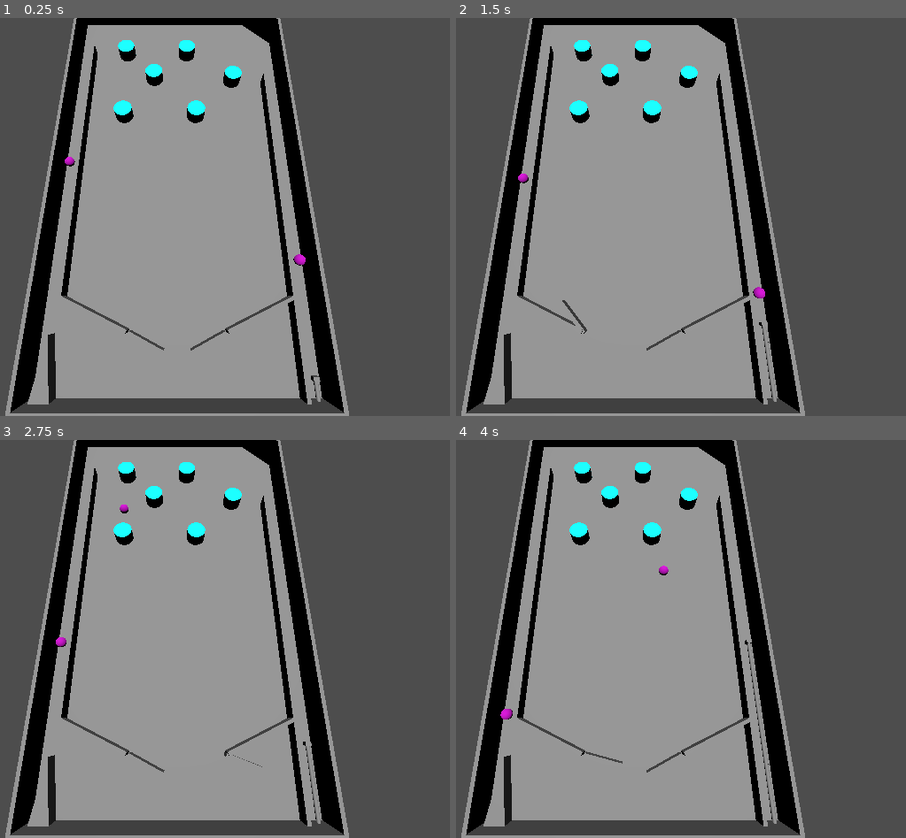
Above: before the commit, frames 1-4 (two rows, left to right).
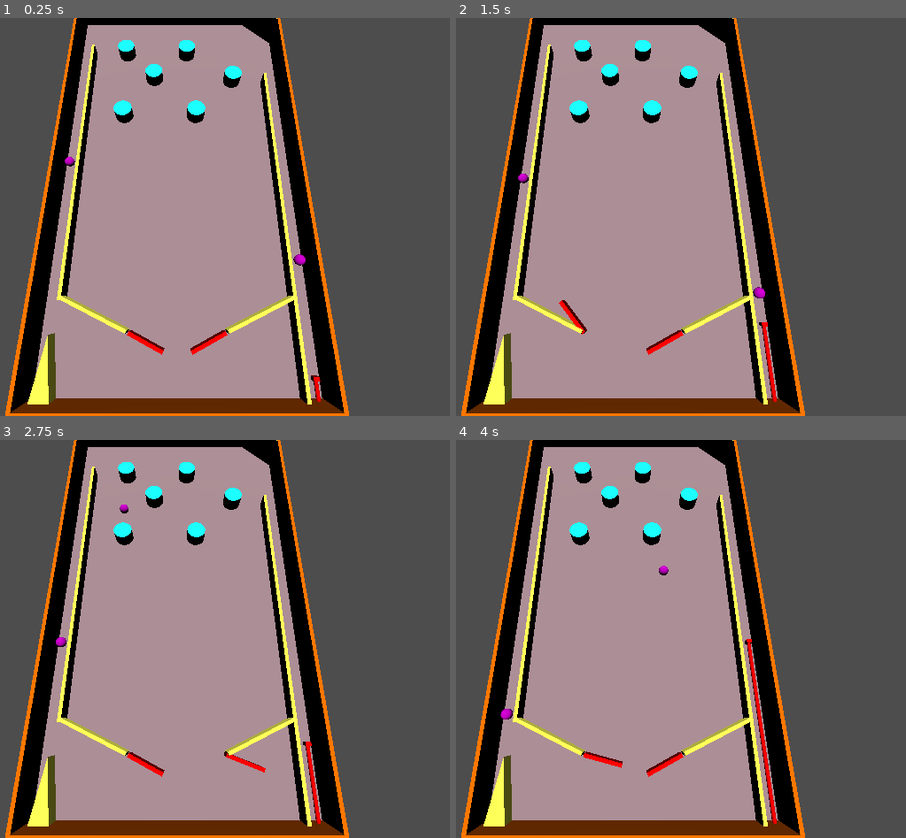
Above: after the commit, the same moments.

Repository: DrOtter3000/chaospinball
Game: Godot game, scene res://game.tscn
Two runs of this game, one before a commit and one after it. Both use one fixed random seed, a clock stepped at 60 frames per second and the inputs below.
Inputs:
- Up to frame 1 (0.25 s): no input
- Up to frame 2 (1.5 s): tap Enter at 0.5 s; hold D (right) 0.53-1.28 s; tap Space (fire) at 0.6, 1.35 s; hold A (left) from 1.28 s (still down)
- Up to frame 3 (2.75 s): release A (left) at 2.03 s; hold D (right) from 2.03 s (still down); tap Space (fire) at 2.1 s
- Up to frame 4 (4 s): tap Space (fire) at 2.85, 3.6 s; release D (right) at 3.53 s; hold A (left) from 3.53 s (still down)

The runs differ from the first frame. In frame 1, 7.5% of the frame differs, in the area x 1-78%, y 0-100%; in frame 2, 7.6%; in frame 3, 7.5%; in frame 4, 7.8%.

Commit message:
add materials

Diff:
--- /dev/null
+++ b/Materials/PlayerControlledMaterial.tres
@@ -0,0 +1,6 @@
+[gd_resource type="StandardMaterial3D" format=3 uid="uid://cqta01730ktki"]
+
+[resource]
+albedo_color = Color(1, 0, 0, 1)
+metallic_specular = 0.0
+roughness = 0.0
--- /dev/null
+++ b/Materials/WallsInsideMaterial.tres
@@ -0,0 +1,4 @@
+[gd_resource type="StandardMaterial3D" format=3 uid="uid://cqaph26w1ojss"]
+
+[resource]
+albedo_color = Color(1, 1, 0.333333, 1)
--- /dev/null
+++ b/Materials/WallsOutsideMaterial.tres
@@ -0,0 +1,6 @@
+[gd_resource type="StandardMaterial3D" format=3 uid="uid://bnsl44aucpwus"]
+
+[resource]
+albedo_color = Color(1, 0.466667, 0, 1)
+metallic_specular = 0.0
+roughness = 0.0
--- a/ball.tscn
+++ b/ball.tscn
@@ -6,6 +6,8 @@
 
 [sub_resource type="StandardMaterial3D" id="StandardMaterial3D_u70w4"]
 albedo_color = Color(0.847059, 0, 0.85098, 1)
+metallic_specular = 1.0
+roughness = 0.0
 
 [sub_resource type="SphereMesh" id="SphereMesh_ow2fg"]
 material = SubResource("StandardMaterial3D_u70w4")
--- a/left_flipper.tscn
+++ b/left_flipper.tscn
@@ -1,6 +1,7 @@
-[gd_scene load_steps=5 format=3 uid="uid://dididwxm2u78a"]
+[gd_scene load_steps=6 format=3 uid="uid://dididwxm2u78a"]
 
 [ext_resource type="Script" path="res://LeftFlipper.gd" id="1_ajrbm"]
+[ext_resource type="Material" uid="uid://cqta01730ktki" path="res://Materials/PlayerControlledMaterial.tres" id="2_gprn0"]
 
 [sub_resource type="PhysicsMaterial" id="PhysicsMaterial_bm0s5"]
 friction = 0.0
@@ -19,6 +20,7 @@
 [node name="MeshInstance3D" type="MeshInstance3D" parent="."]
 transform = Transform3D(1, 0, 0, 0, 1, 0, 0, 0, 1, 5, 0, 0)
 mesh = SubResource("BoxMesh_5blri")
+surface_material_override/0 = ExtResource("2_gprn0")
 
 [node name="CollisionShape3D" type="CollisionShape3D" parent="."]
 transform = Transform3D(1, 0, 0, 0, 1, 0, 0, 0, 1, 5, 0, 0.75)
--- a/machine.tscn
+++ b/machine.tscn
@@ -1,13 +1,21 @@
-[gd_scene load_steps=34 format=3 uid="uid://c04wwjxlgl6b6"]
+[gd_scene load_steps=37 format=3 uid="uid://c04wwjxlgl6b6"]
 
 [ext_resource type="PackedScene" uid="uid://dididwxm2u78a" path="res://left_flipper.tscn" id="1_hxrte"]
 [ext_resource type="Script" path="res://machine.gd" id="1_wndql"]
 [ext_resource type="PackedScene" uid="uid://cj3jo4rnjgm7r" path="res://right_flipper.tscn" id="2_kakdq"]
+[ext_resource type="Material" uid="uid://cqaph26w1ojss" path="res://Materials/WallsInsideMaterial.tres" id="3_caw26"]
+[ext_resource type="Material" uid="uid://bnsl44aucpwus" path="res://Materials/WallsOutsideMaterial.tres" id="3_j38wv"]
 [ext_resource type="PackedScene" uid="uid://dkasn6282ygmh" path="res://bumper.tscn" id="4_71gy1"]
 [ext_resource type="PackedScene" uid="uid://cuak2ms6lc7pd" path="res://spring.tscn" id="4_ewm78"]
 [ext_resource type="PackedScene" uid="uid://6g0kymrh0ofu" path="res://teleporter_particles.tscn" id="6_r7f3o"]
 
+[sub_resource type="StandardMaterial3D" id="StandardMaterial3D_y8gbs"]
+albedo_color = Color(0.670588, 0.54902, 0.580392, 1)
+uv1_scale = Vector3(-0.015, -0.015, -0.015)
+uv1_triplanar_sharpness = 6.9644
+
 [sub_resource type="BoxMesh" id="BoxMesh_g5gc3"]
+material = SubResource("StandardMaterial3D_y8gbs")
 size = Vector3(72, 1, 130)
 
 [sub_resource type="BoxShape3D" id="BoxShape3D_ge5dd"]
@@ -147,6 +155,7 @@
 [node name="MeshInstance3D" type="MeshInstance3D" parent="OuterWalls"]
 transform = Transform3D(1, 0, 0, 0, 1, 0, 0, 0, 1, 36.5, 4.5, 0)
 mesh = SubResource("BoxMesh_pp606")
+surface_material_override/0 = ExtResource("3_j38wv")
 
 [node name="StaticBody3D" type="StaticBody3D" parent="OuterWalls/MeshInstance3D"]
 
@@ -157,6 +166,7 @@
 [node name="MeshInstance3D2" type="MeshInstance3D" parent="OuterWalls"]
 transform = Transform3D(1, 0, 0, 0, 1, 0, 0, 0, 1, -36.5, 4.5, 0)
 mesh = SubResource("BoxMesh_pp606")
+surface_material_override/0 = ExtResource("3_j38wv")
 
 [node name="StaticBody3D" type="StaticBody3D" parent="OuterWalls/MeshInstance3D2"]
 
@@ -167,6 +177,7 @@
 [node name="MeshInstance3D3" type="MeshInstance3D" parent="OuterWalls"]
 transform = Transform3D(1, 0, 0, 0, 1, 0, 0, 0, 1, 0, 4.5, -65)
 mesh = SubResource("BoxMesh_1k2k2")
+surface_material_override/0 = ExtResource("3_j38wv")
 
 [node name="StaticBody3D" type="StaticBody3D" parent="OuterWalls/MeshInstance3D3"]
 
@@ -176,6 +187,7 @@
 [node name="MeshInstance3D4" type="MeshInstance3D" parent="OuterWalls"]
 transform = Transform3D(1, 0, 0, 0, 1, 0, 0, 0, 1, 0, 4.5, 65)
 mesh = SubResource("BoxMesh_1k2k2")
+surface_material_override/0 = ExtResource("3_j38wv")
 
 [node name="StaticBody3D" type="StaticBody3D" parent="OuterWalls/MeshInstance3D4"]
 
@@ -188,6 +200,7 @@
 [node name="MeshInstance3D3" type="MeshInstance3D" parent="InnerWalls"]
 transform = Transform3D(1, 0, 0, 0, 1, 0, 0, 0, 1, 31, 2.5, 3.80594)
 mesh = SubResource("BoxMesh_scjr8")
+surface_material_override/0 = ExtResource("3_caw26")
 
 [node name="StaticBody3D" type="StaticBody3D" parent="InnerWalls/MeshInstance3D3"]
 
@@ -197,6 +210,7 @@
 [node name="MeshInstance3D2" type="MeshInstance3D" parent="InnerWalls"]
 transform = Transform3D(0.422618, 0, -0.906308, 0, 1, 0, 0.906308, 0, 0.422618, -22, 2.5, -44.7431)
 mesh = SubResource("BoxMesh_qbe0o")
+surface_material_override/0 = ExtResource("3_caw26")
 
 [node name="StaticBody3D" type="StaticBody3D" parent="InnerWalls/MeshInstance3D2"]
 
@@ -206,6 +220,7 @@
 [node name="MeshInstance3D4" type="MeshInstance3D" parent="InnerWalls"]
 transform = Transform3D(0.422618, 0, 0.906308, 0, 1, 0, -0.906308, 0, 0.422618, 22, 2.5, -44.7431)
 mesh = SubResource("BoxMesh_qbe0o")
+surface_material_override/0 = ExtResource("3_caw26")
 
 [node name="StaticBody3D" type="StaticBody3D" parent="InnerWalls/MeshInstance3D4"]
 
@@ -215,6 +230,7 @@
 [node name="MeshInstance3D5" type="MeshInstance3D" parent="InnerWalls"]
 transform = Transform3D(-4.37114e-08, 1, -4.37114e-08, 0, -4.37114e-08, -1, -1, -4.37114e-08, 1.91069e-15, -30.9572, 4.57269, 59.5373)
 mesh = SubResource("PrismMesh_bgyig")
+surface_material_override/0 = ExtResource("3_caw26")
 
 [node name="StaticBody3D" type="StaticBody3D" parent="InnerWalls/MeshInstance3D5"]
 
@@ -225,6 +241,7 @@
 [node name="MeshInstance3D" type="MeshInstance3D" parent="InnerWalls"]
 transform = Transform3D(1, 0, 0, 0, 1, 0, 0, 0, 1, -31, 2.5, -14.9142)
 mesh = SubResource("BoxMesh_g0wm1")
+surface_material_override/0 = ExtResource("3_caw26")
 
 [node name="StaticBody3D" type="StaticBody3D" parent="InnerWalls/MeshInstance3D"]
 
@@ -234,6 +251,7 @@
 [node name="MeshInstance3D6" type="MeshInstance3D" parent="InnerWalls"]
 transform = Transform3D(1, 0, 0, 0, -4.37114e-08, -1, 0, 1, -4.37114e-08, 32.5507, 2.5, -57.1506)
 mesh = SubResource("PrismMesh_4u43y")
+surface_material_override/0 = ExtResource("3_caw26")
 
 [node name="StaticBody3D" type="StaticBody3D" parent="InnerWalls/MeshInstance3D6"]
 
--- a/right_flipper.tscn
+++ b/right_flipper.tscn
@@ -1,6 +1,7 @@
-[gd_scene load_steps=5 format=3 uid="uid://cj3jo4rnjgm7r"]
+[gd_scene load_steps=6 format=3 uid="uid://cj3jo4rnjgm7r"]
 
 [ext_resource type="Script" path="res://right_flipper.gd" id="1_a5elk"]
+[ext_resource type="Material" uid="uid://cqta01730ktki" path="res://Materials/PlayerControlledMaterial.tres" id="2_lilnj"]
 
 [sub_resource type="PhysicsMaterial" id="PhysicsMaterial_cvfg4"]
 friction = 0.0
@@ -23,3 +24,4 @@
 [node name="MeshInstance3D" type="MeshInstance3D" parent="."]
 transform = Transform3D(1, 0, 0, 0, 1, 0, 0, 0, 1, 5, 0, 0)
 mesh = SubResource("BoxMesh_a7xbt")
+surface_material_override/0 = ExtResource("2_lilnj")
--- a/spring.tscn
+++ b/spring.tscn
@@ -1,4 +1,6 @@
-[gd_scene load_steps=5 format=3 uid="uid://cuak2ms6lc7pd"]
+[gd_scene load_steps=6 format=3 uid="uid://cuak2ms6lc7pd"]
+
+[ext_resource type="Material" uid="uid://cqta01730ktki" path="res://Materials/PlayerControlledMaterial.tres" id="1_8llph"]
 
 [sub_resource type="CylinderMesh" id="CylinderMesh_trx8u"]
 height = 50.0
@@ -17,6 +19,7 @@
 [node name="Cylinder" type="MeshInstance3D" parent="."]
 transform = Transform3D(1, 0, 0, 0, -4.37114e-08, -1, 0, 1, -4.37114e-08, 0, 0, 0)
 mesh = SubResource("CylinderMesh_trx8u")
+surface_material_override/0 = ExtResource("1_8llph")
 
 [node name="CylindricShape" type="CollisionShape3D" parent="."]
 shape = SubResource("BoxShape3D_u4j1y")
@@ -28,3 +31,4 @@
 [node name="MeshInstance3D" type="MeshInstance3D" parent="."]
 transform = Transform3D(1, 0, 0, 0, 1, 0, 0, 0, 1, 0, 0, 25.2234)
 mesh = SubResource("BoxMesh_cybuj")
+surface_material_override/0 = ExtResource("1_8llph")
